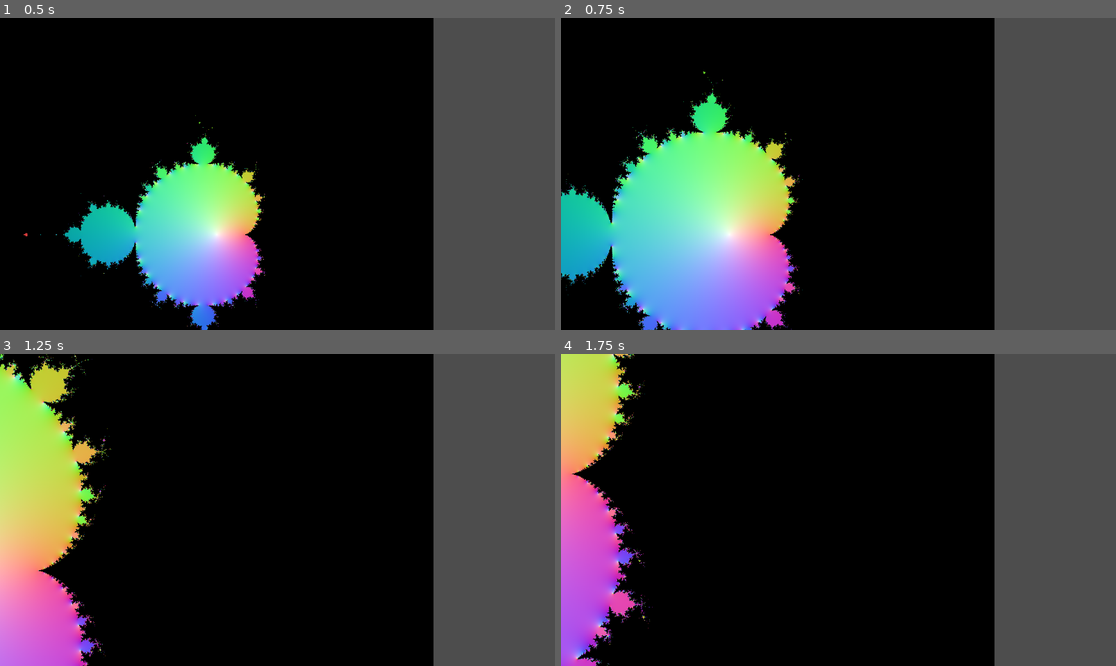
Above: before the commit, frames 1-4 (two rows, left to right).
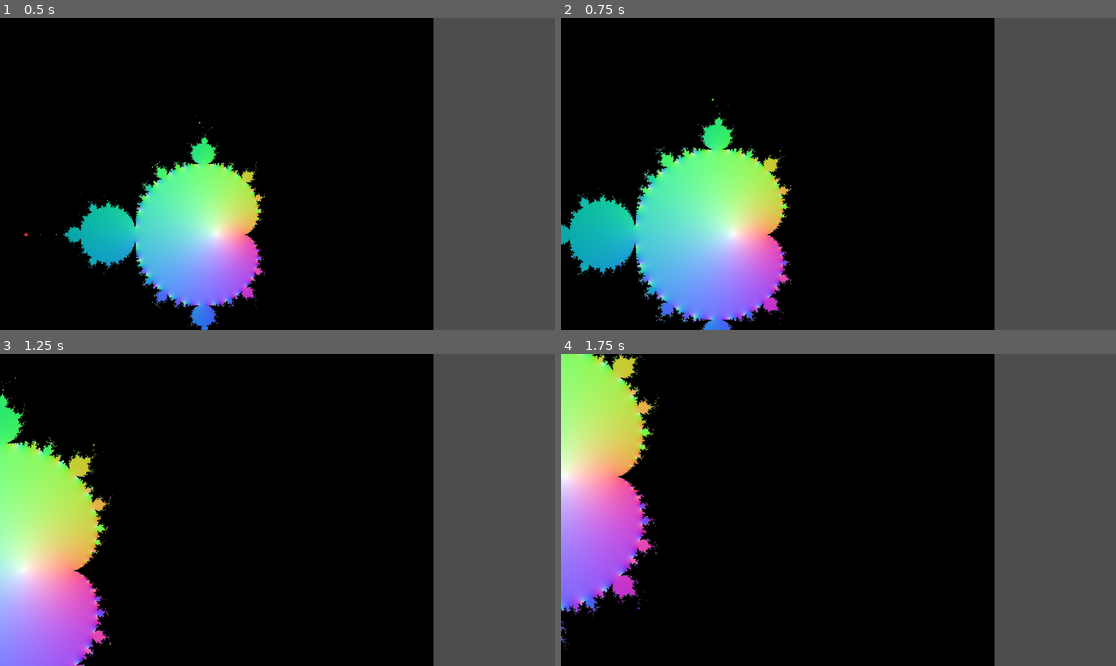
Above: after the commit, the same moments.

Repository: shiki-saiki/godot-mandelbrot
Game: Godot game, scene res://main.tscn
Same seed, same stepped clock (60 frames per second), same inputs: the game is played once before the commit and once after it.
Inputs:
- Up to frame 1 (0.5 s): no input
- Up to frame 2 (0.75 s): tap Enter at 0.5 s; hold Right (ui_right) from 0.53 s (still down); hold W (zoom_in) from 0.53 s (still down)
- Up to frame 3 (1.25 s): keep holding Right (ui_right); keep holding W (zoom_in); tap S (zoom_out) at 0.8 s
- Up to frame 4 (1.75 s): release Right (ui_right) at 1.28 s; release W (zoom_in) at 1.28 s; hold Down (ui_down) from 1.28 s (still down); tap S (zoom_out) at 1.35 s; tap W (zoom_in) at 1.55 s

Frame 1 is identical in both runs. In frame 2, 9.0% of the frame differs, in the area x 0-44%, y 17-100%; in frame 3, 15%, in the area x 0-21%, y 0-100%; in frame 4, 13%.

Commit message:
README.mdを追加

Diff:
--- a/mandelbrot/mandelbrot.gd
+++ b/mandelbrot/mandelbrot.gd
@@ -12,9 +12,9 @@
 
 func _physics_process(delta: float) -> void:
 	if Input.is_action_pressed("zoom_out"):
-		uf_scale *= 1.0 + 1.0/32.0
+		uf_scale *= 1.0 + 1.0/64.0
 	if Input.is_action_pressed("zoom_in"):
-		uf_scale /= 1.0 + 1.0/32.0
+		uf_scale /= 1.0 + 1.0/64.0
 	if Input.is_action_pressed("iter+"):
 		if uf_iteration < 200:
 			uf_iteration += 1
Binary file added: iteration.gif
Not shown, added: README.md
Not shown, added: zoom_in.gif
